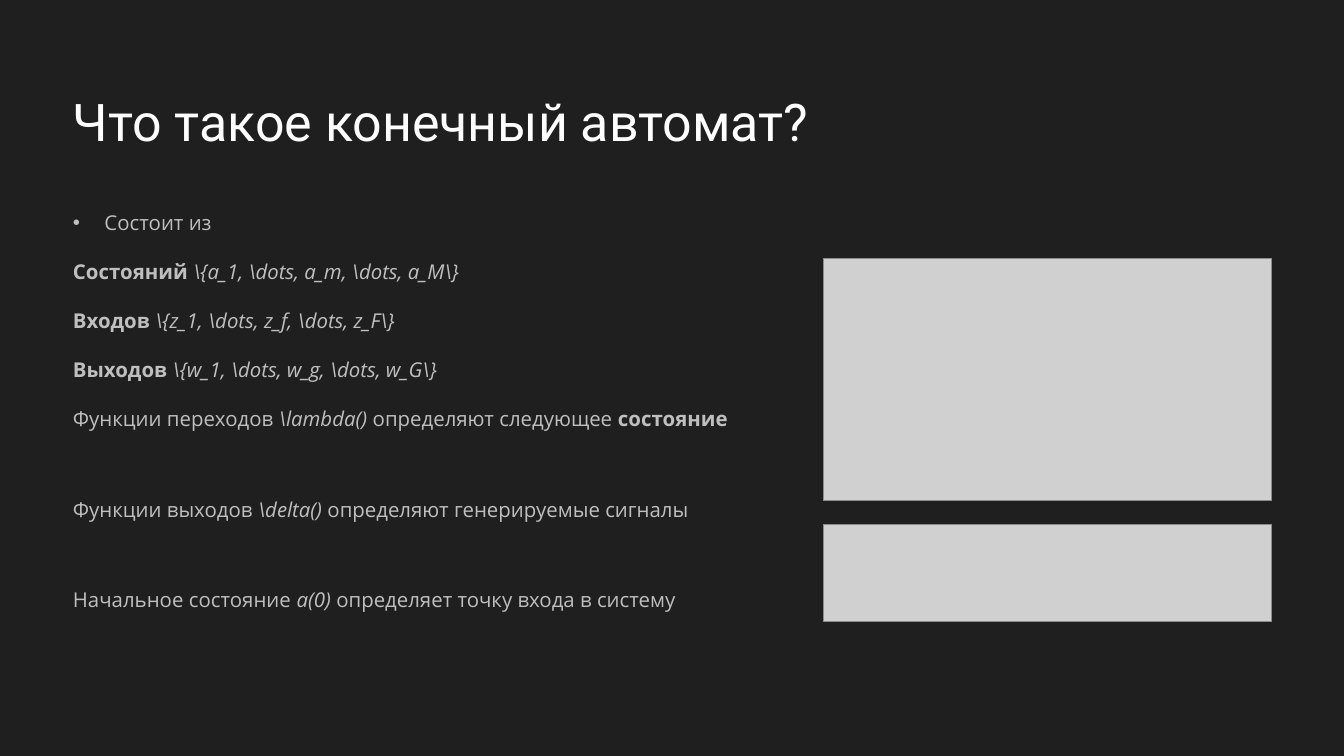
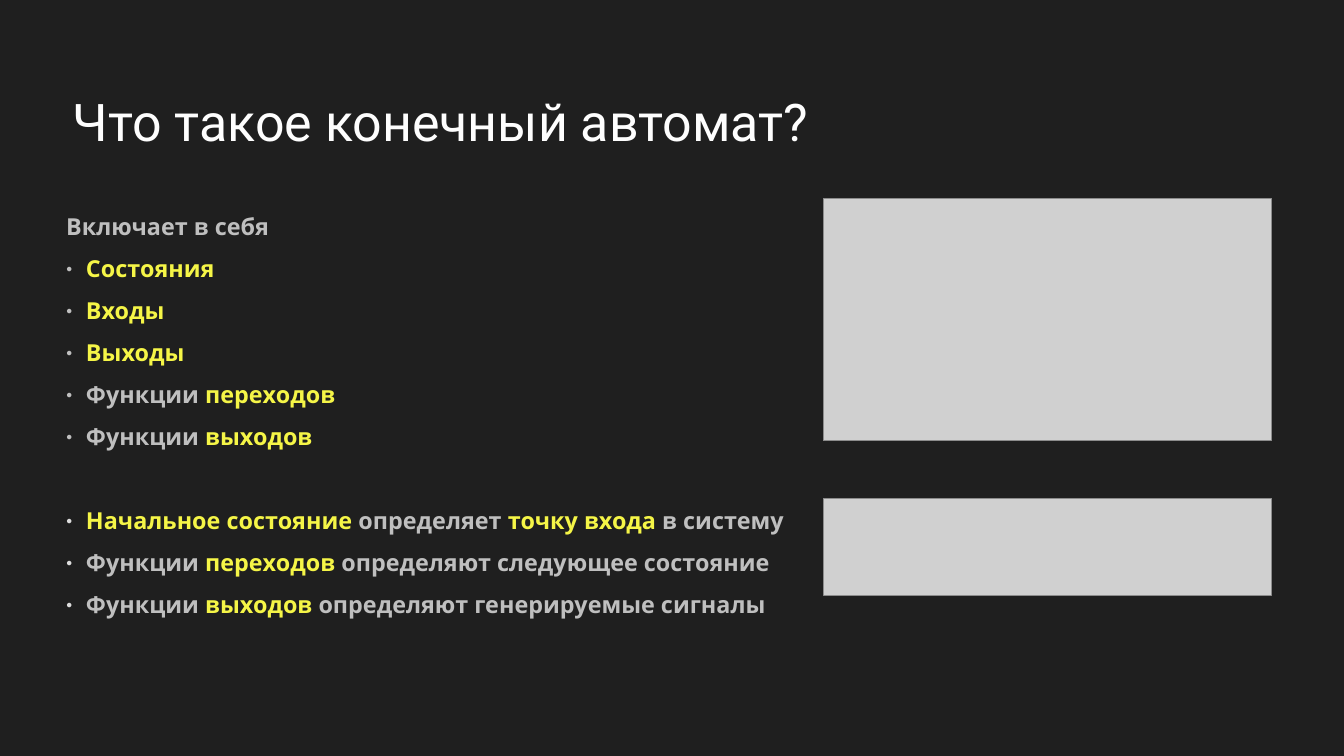
Before and after one commit to Astolfo-femboy-UwU/urban-octo-barnacle, a slide deck: slide 2 of Вычислительная техника/Автоматы Мура и Мили.pptx. Drawn at 1344x756 pixels with LibreOffice and Linux fonts; fonts in the diff are those of the drawing; grey boxes stand for pictures; background and template pictures are left out. Boxes give left, top, right and bottom in pixels: in the first picture for what was removed or moved away, otherwise in the second. Text is boxed around its words. In the diff, an @@ line names an element or a change of style, - is before the commit and + after.

```diff
--- a/Вычислительная техника/Автоматы Мура и Мили.pptx
+++ b/Вычислительная техника/Автоматы Мура и Мили.pptx
@@ picture: place and size @@
-picture at bbox=[823, 259, 1272, 501]
+picture at bbox=[823, 198, 1272, 440]
@@ text added at bbox=[66, 217, 783, 619], 20 pt, text #BFBFBF, bold @@
+Включает в себя
+● Состояния
+● Входы
+● Выходы
+● Функции переходов
+● Функции выходов
+● Начальное состояние определяет точку входа в систему
+● Функции переходов определяют следующее состояние
+● Функции выходов определяют генерируемые сигналы
@@ text removed at bbox=[104, 215, 212, 230] @@
-• Состоит из
@@ text removed at bbox=[73, 263, 459, 282] @@
-  • Состояний \{a_1, \dots, a_m, \dots, a_M\}
@@ text removed at bbox=[73, 312, 395, 333] @@
-  • Входов \{z_1, \dots, z_f, \dots, z_F\}
@@ text removed at bbox=[73, 361, 437, 382] @@
-  • Выходов \{w_1, \dots, w_g, \dots, w_G\}
@@ text removed at bbox=[73, 410, 728, 431] @@
-• Функции переходов \lambda() определяют следующее состояние
@@ text removed at bbox=[73, 501, 688, 522] @@
-• Функции выходов \delta() определяют генерируемые сигналы
@@ picture: place and size @@
-picture at bbox=[823, 524, 1272, 621]
+picture at bbox=[823, 498, 1272, 595]
@@ text removed at bbox=[73, 592, 675, 612] @@
-• Начальное состояние a(0) определяет точку входа в систему
```
Also in this commit, not shown: 7 other slides changed, 1 slide added, 1 slide removed, 1 other file.
